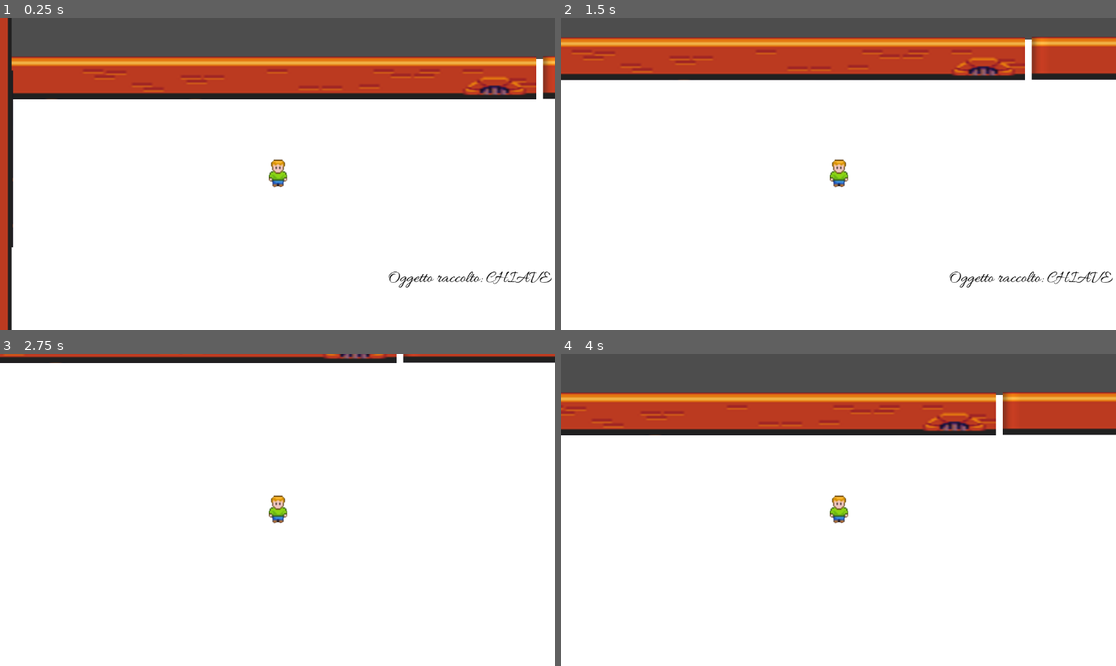
Above: before the commit, frames 1-4 (two rows, left to right).
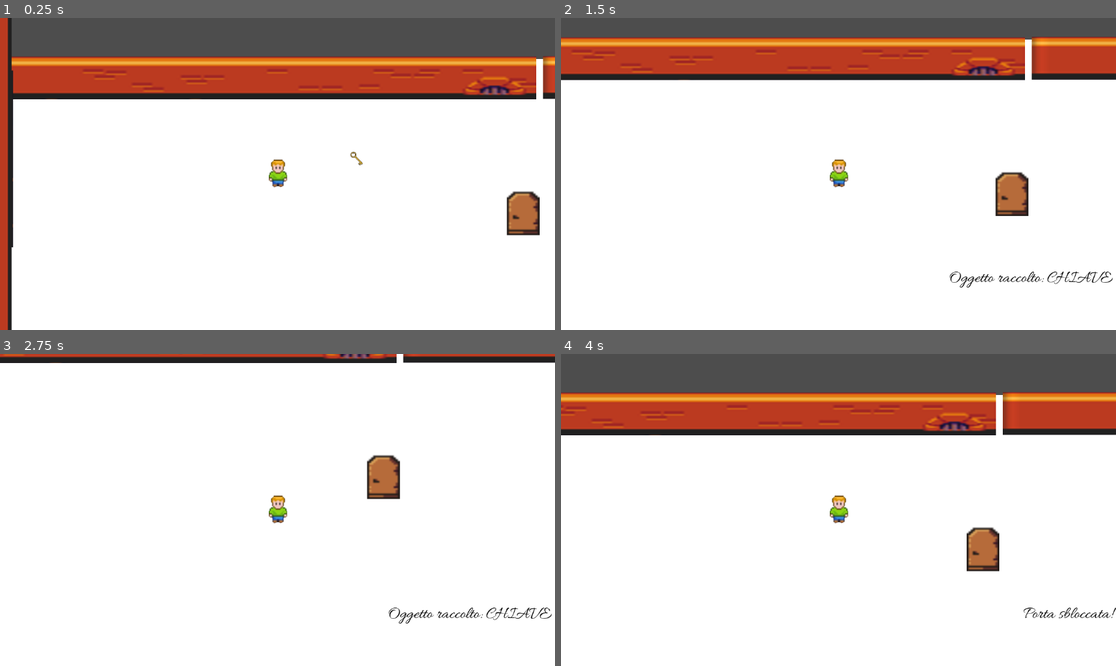
Above: after the commit, the same moments.

Repository: ProfGambetti/Ste-Mat-Mar
Game: Godot game, scene res://room_1.tscn
The game is run twice, just before and just after one commit, with the same random seed, the same clock (stepped at 60 frames per second) and the same inputs. Sound files missing from this copy of the repository are replaced by a short silence.
Inputs:
- Up to frame 1 (0.25 s): no input
- Up to frame 2 (1.5 s): tap Enter at 0.5 s; hold Right (ui_right) 0.53-1.28 s; hold Down (ui_down) from 1.28 s (still down)
- Up to frame 3 (2.75 s): release Down (ui_down) at 2.03 s; hold Right (ui_right) from 2.03 s (still down)
- Up to frame 4 (4 s): release Right (ui_right) at 2.78 s; hold Up (ui_up) 2.78-3.53 s; hold Left (ui_left) from 3.53 s (still down)

The runs differ from the first frame. In frame 1, 1.2% of the frame differs, in the area x 63-100%, y 42-87%; in frame 2, 0.8%; in frame 3, 1.2%; in frame 4, 1.0%.

Commit message:
aggiunte meccaniche chiave porta

Diff:
--- a/collectible.gd
+++ b/collectible.gd
@@ -1,12 +1,21 @@
 extends Area2D
 
-signal collected  # Segnale per avvisare la stanza
+signal collected
 
 func _ready():
 	body_entered.connect(_on_body_entered)
 
 func _on_body_entered(body):
 	if body.name == "Player":
-		print("Oggetto raccolto!")
-		collected.emit()  # Avvisa che è stato raccolto
-		queue_free()  # Distruggi l'oggetto
+		# Suono
+		$AudioStreamPlayer1.play()
+
+		# Nascondi visivamente
+		$Sprite2D.visible = false
+		$CollisionShape2D.disabled = true
+
+		collected.emit()
+
+		# Aspetta che finisca il suono
+		await $AudioStreamPlayer1.finished
+		queue_free()
--- /dev/null
+++ b/exit_door.gd
@@ -0,0 +1,33 @@
+extends Area2D
+
+@export var next_room: PackedScene
+var is_unlocked = false
+
+func _ready():
+	body_entered.connect(_on_body_entered)
+	# DoorBlocker inizia attivo (blocca)
+	$DoorBlocker.set_collision_layer_value(1, true)
+
+func unlock():
+	is_unlocked = true
+
+	# DISABILITA il blocco fisico
+	$DoorBlocker.set_collision_layer_value(1, false)
+
+	# Suono di sblocco
+	$AudioStreamPlayer2.play()
+	print("Porta sbloccata!")
+
+func _on_body_entered(body):
+	if body.name == "Player":
+		if is_unlocked:
+			print("Cambio stanza!")
+			change_room()
+		else:
+			print("Porta chiusa! Trova la chiave.")
+
+func change_room():
+	if next_room:
+		get_tree().change_scene_to_packed(next_room)
+	else:
+		print("ERRORE: next_room non impostata!")
--- /dev/null
+++ b/exit_door.tscn
@@ -0,0 +1,29 @@
+[gd_scene load_steps=5 format=3 uid="uid://cb0f1j85d625m"]
+
+[ext_resource type="Script" uid="uid://cfbjdfm7ma73d" path="res://exit_door.gd" id="1_ti4c3"]
+[ext_resource type="Texture2D" uid="uid://d25buukhy0ao4" path="res://door_closed.png" id="2_pix1l"]
+
+[sub_resource type="RectangleShape2D" id="RectangleShape2D_6pb3f"]
+size = Vector2(66, 80)
+
+[sub_resource type="RectangleShape2D" id="RectangleShape2D_ti4c3"]
+size = Vector2(64.5, 82)
+
+[node name="ExitDoor" type="Area2D"]
+script = ExtResource("1_ti4c3")
+
+[node name="Sprite2D" type="Sprite2D" parent="."]
+position = Vector2(-1.1920929e-07, -1)
+scale = Vector2(4.25, 3.75)
+texture = ExtResource("2_pix1l")
+
+[node name="CollisionShape2D" type="CollisionShape2D" parent="."]
+position = Vector2(1, 15)
+shape = SubResource("RectangleShape2D_6pb3f")
+
+[node name="DoorBlocker" type="StaticBody2D" parent="."]
+position = Vector2(0, -1)
+
+[node name="CollisionShape2D" type="CollisionShape2D" parent="DoorBlocker"]
+position = Vector2(1, 18)
+shape = SubResource("RectangleShape2D_ti4c3")
--- a/room_1.gd
+++ b/room_1.gd
@@ -5,3 +5,11 @@
 	$UI/CollectibleLayer.text = "Oggetto raccolto: CHIAVE"  # ← Cambiato qui
 	await get_tree().create_timer(2.0).timeout
 	$UI/CollectibleLayer.text = ""
+
+	$ExitDoor.unlock()
+
+	$UI/CollectibleLayer.text = "Porta sbloccata!"
+	await get_tree().create_timer(2.0).timeout
+
+	# Cancella testo
+	$UI/CollectibleLayer.text = ""
--- a/room_1.tscn
+++ b/room_1.tscn
@@ -6,6 +6,9 @@
 [ext_resource type="PackedScene" uid="uid://t6wh71kc7pya" path="res://muro.tscn" id="3_is5ow"]
 [ext_resource type="PackedScene" uid="uid://cui5soffr645j" path="res://collectible.tscn" id="4_bq48c"]
 [ext_resource type="FontFile" uid="uid://j4eu55wyv2jm" path="res://allura/Allura-Regular.ttf" id="5_yutty"]
+[ext_resource type="AudioStream" uid="uid://c1bbawugfdd51" path="res://freesound_community-key-get-39925.mp3" id="6_hrfef"]
+[ext_resource type="PackedScene" uid="uid://cb0f1j85d625m" path="res://exit_door.tscn" id="7_gg573"]
+[ext_resource type="AudioStream" uid="uid://clo5ctu4ls6k2" path="res://15419__pagancow__dorm-door-opening.wav" id="9_2nb8s"]
 
 [sub_resource type="TileSetAtlasSource" id="TileSetAtlasSource_bq48c"]
 texture = ExtResource("1_4ikea")
@@ -490,7 +493,10 @@
 scale = Vector2(10.278092, 0.6417136)
 
 [node name="Collectible" parent="." instance=ExtResource("4_bq48c")]
-position = Vector2(625, 225)
+position = Vector2(775, 211)
+
+[node name="AudioStreamPlayer1" type="AudioStreamPlayer2D" parent="Collectible"]
+stream = ExtResource("6_hrfef")
 
 [node name="UI" type="CanvasLayer" parent="."]
 
@@ -507,4 +513,10 @@
 vertical_alignment = 2
 metadata/_edit_use_anchors_ = true
 
+[node name="ExitDoor" parent="." instance=ExtResource("7_gg573")]
+position = Vector2(1118, 310)
+
+[node name="AudioStreamPlayer2" type="AudioStreamPlayer2D" parent="ExitDoor"]
+stream = ExtResource("9_2nb8s")
+
 [connection signal="collected" from="Collectible" to="." method="_on_collectible_collected"]
Not shown, added: 15419__pagancow__dorm-door-opening.wav.import
Binary file added: door_closed.png
Not shown, added: door_closed.png.import
Not shown, added: exit_door.gd.uid
Not shown, added: freesound_community-key-get-39925.mp3.import
Not shown: 1 places in room_1.tscn that only renumber resources
Not shown, added: 15419__pagancow__dorm-door-opening.wav
Not shown, added: freesound_community-key-get-39925.mp3
